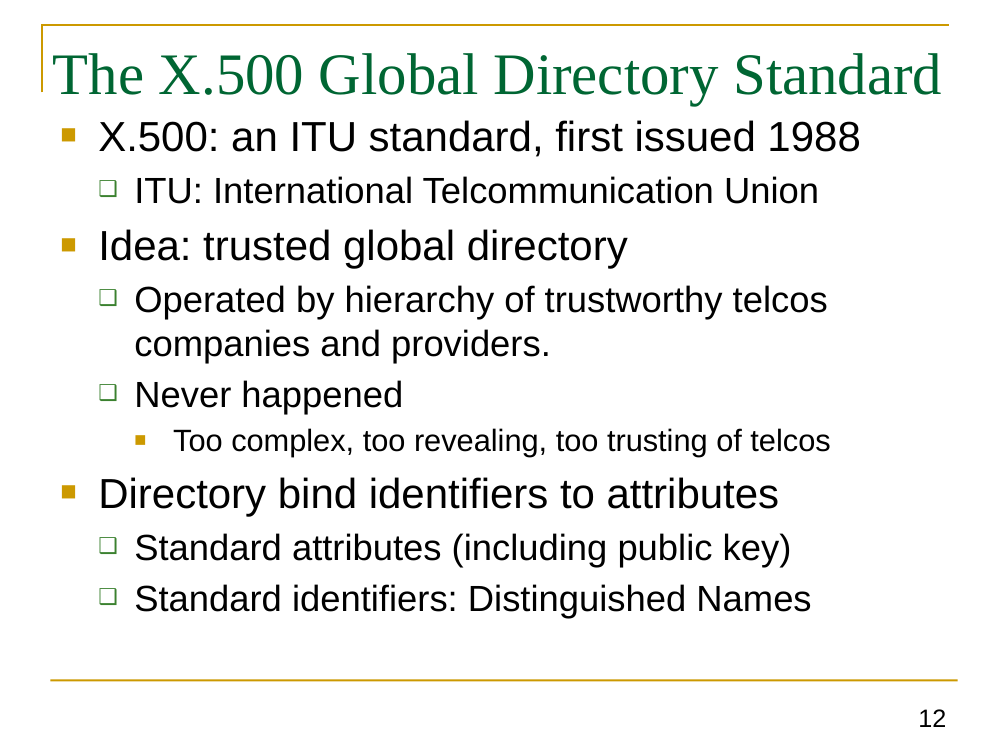
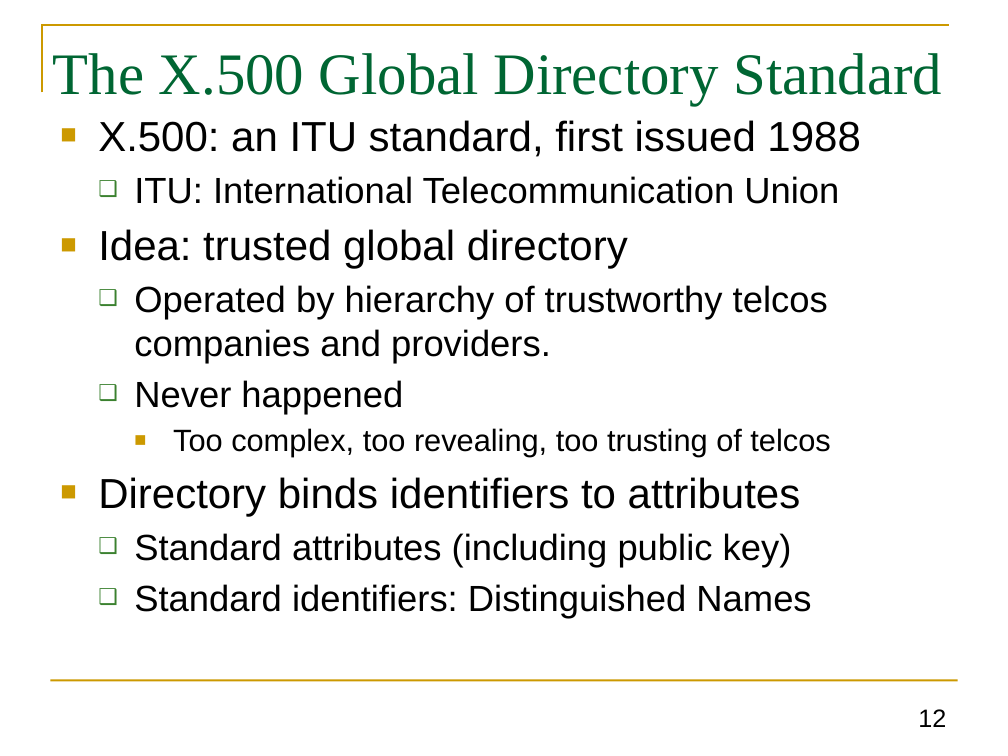
Before and after one commit to GhadaAlmashaqbeh/GhadaAlmashaqbeh.github.io, a slide deck: slide 12 of courses/cse3400-s2021/lecture12.pptx. Drawn at 1008x756 pixels with LibreOffice and Linux fonts; fonts in the diff are those of the drawing. Boxes give left, top, right and bottom in pixels: in the first picture for what was removed or moved away, otherwise in the second. Text is boxed around its words. In the diff, an @@ line names an element or a change of style, - is before the commit and + after.

```diff
--- a/courses/cse3400-s2021/lecture12.pptx
+++ b/courses/cse3400-s2021/lecture12.pptx
@@ text at <box>134,176,839,204</box>: text changed @@
-  ❑ ITU: International Telcommunication Union
+  ❑ ITU: International Telecommunication Union
@@ text at <box>98,477,801,516</box>: text changed @@
-■ Directory bind identifiers to attributes
+■ Directory binds identifiers to attributes
```
Also in this commit, not shown: 8 other slides changed, 3 other files.
